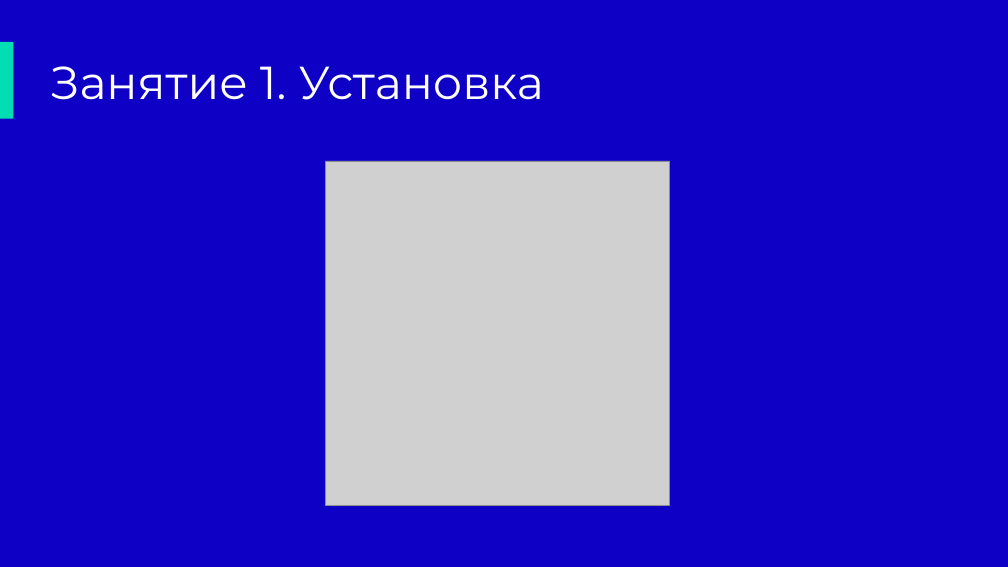
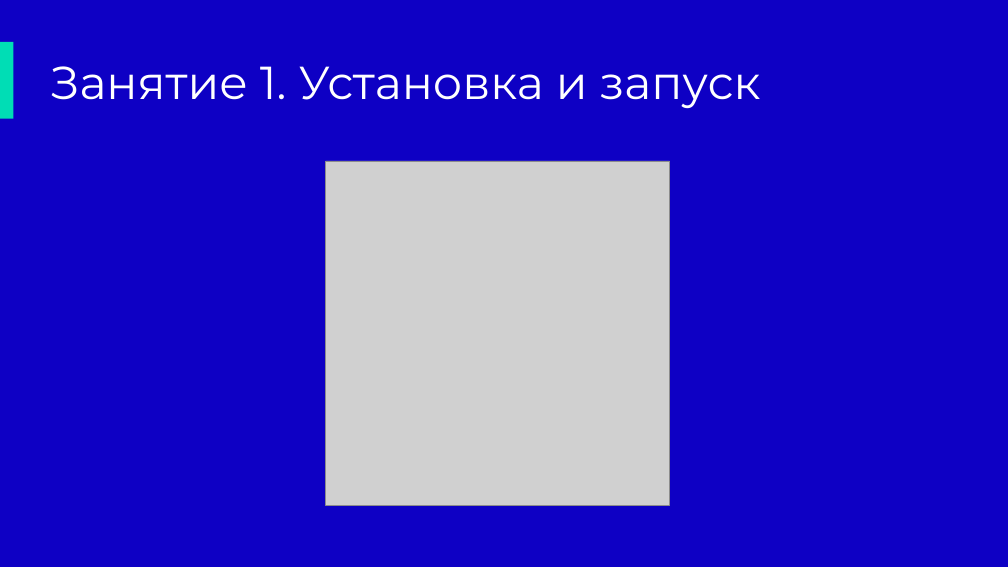
Before and after one commit to lavsexpert/synergy-react, a slide deck: slide 2 of React.pptx. Drawn at 1008x567 pixels with LibreOffice and Linux fonts; fonts in the diff are those of the drawing; grey boxes stand for pictures; background and template pictures are left out. Boxes give left, top, right and bottom in pixels: in the first picture for what was removed or moved away, otherwise in the second. Text is boxed around its words. In the diff, an @@ line names an element or a change of style, - is before the commit and + after.

```diff
--- a/React.pptx
+++ b/React.pptx
@@ title at (50, 66, 761, 109): text changed @@
-Занятие 1. Установка
+Занятие 1. Установка и запуск
```
Also in this commit, not shown: 5 other slides changed, 17 slides added, 2 slides removed, 1 other file.
